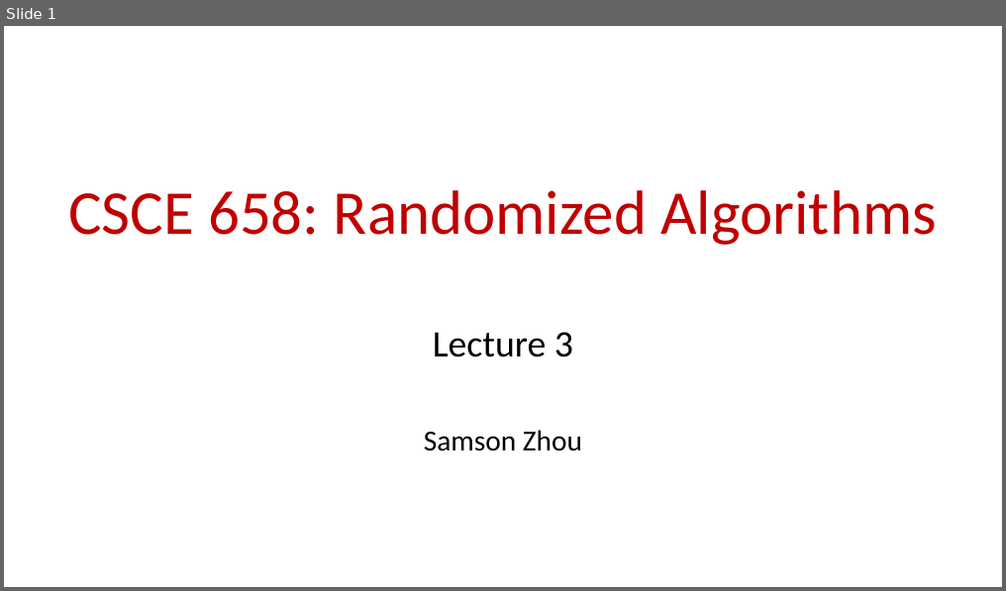
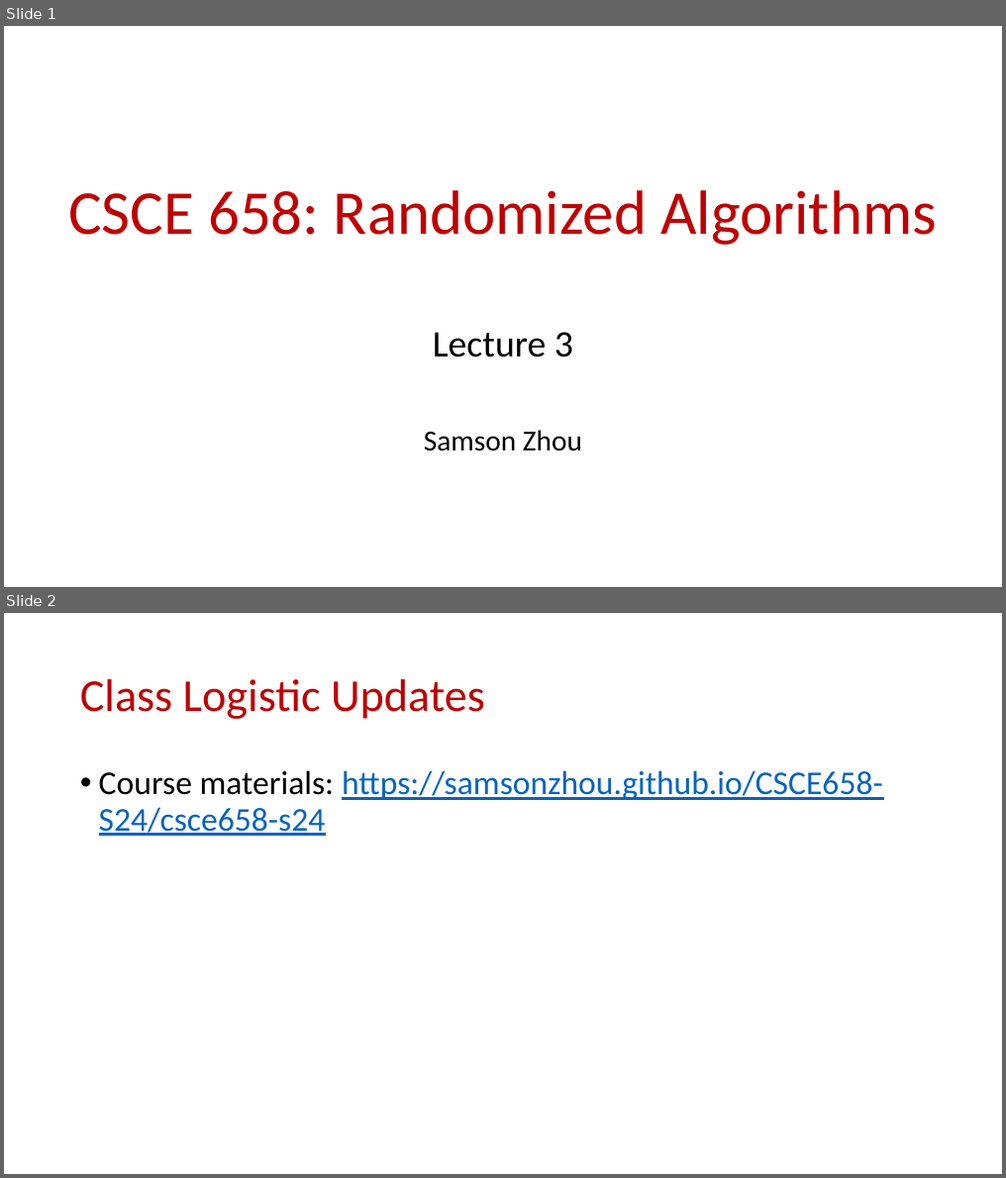
Before and after one commit to samsonzhou/samsonzhou.github.io, a slide deck: CSCE658-S24/L3.pptx. Shown one above the other, each under a label of ours: slide 1 before the commit, slides 1 and 2 after it. The pictures are 1006x591 and 1006x1178 pixels, drawn with LibreOffice and Linux fonts; fonts in the diff are those of the drawing. Boxes give left, top, right and bottom in pixels: in the first picture for what was removed or moved away, otherwise in the second. Text is boxed around its words. In the diff, an @@ line names an element or a change of style, - is before the commit and + after.

```diff
--- a/CSCE658-S24/L3.pptx
+++ b/CSCE658-S24/L3.pptx
@@ slide 2 added at bbox=[4, 613, 1002, 1174], background #FFFFFF @@
@@ title added at bbox=[80, 679, 485, 719], 44 pt, text #C00000 @@
+Class Logistic Updates
@@ text added at bbox=[99, 770, 883, 836], 32 pt, text #0563C1, underline @@
+• Course materials: https://samsonzhou.github.io/CSCE658-S24/csce658-s24
```
Also in this commit, not shown: 41 other slides added.
